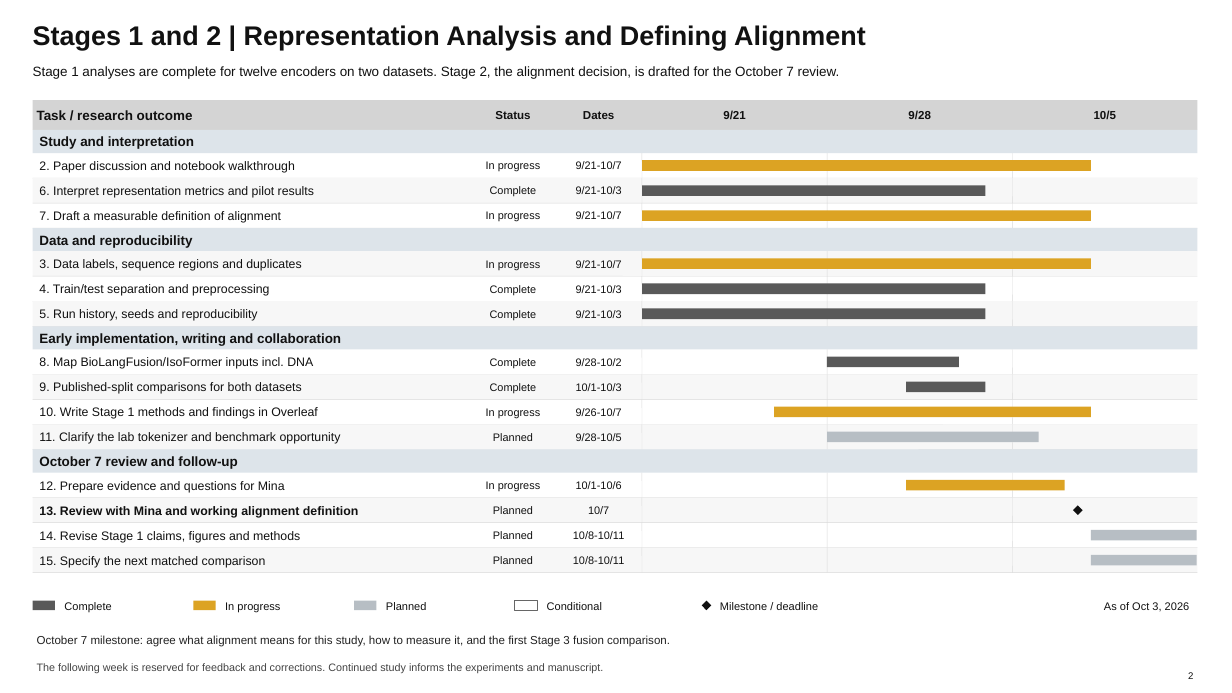
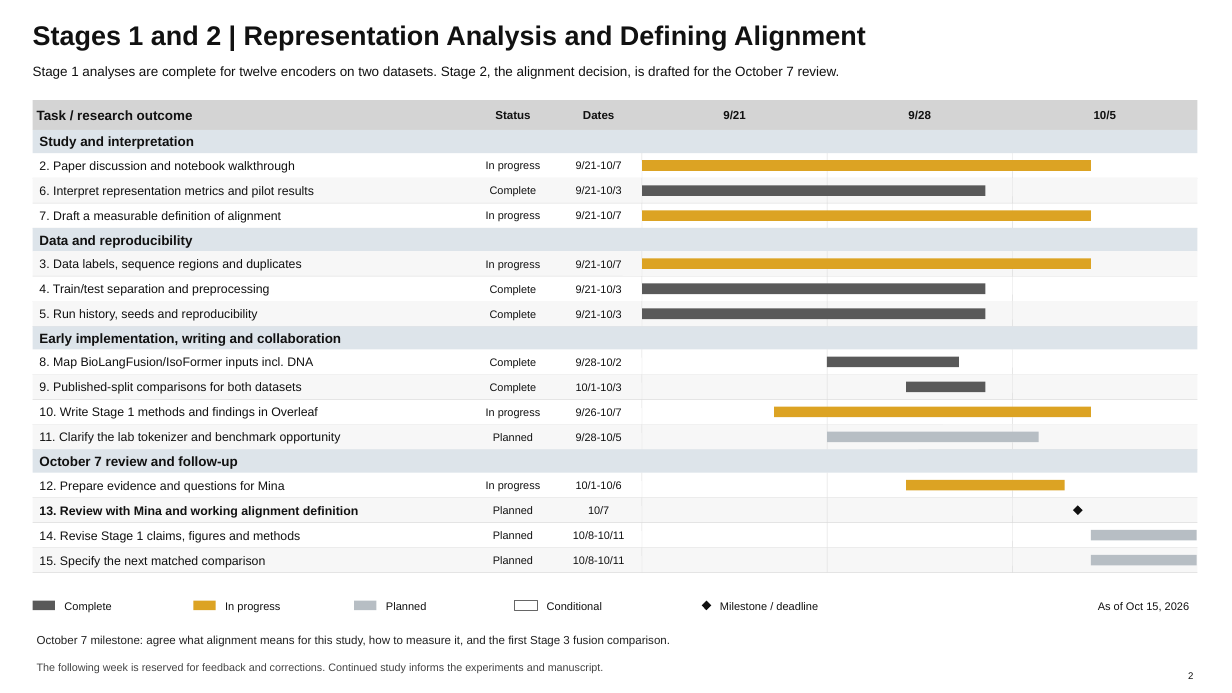
Before and after one commit to jtmckinley4/multimodal-bio-fusion, a slide deck: slide 2 of docs/Research_Project_Plan_Gantt.pptx. Drawn at 1232x693 pixels with LibreOffice and Linux fonts; fonts in the diff are those of the drawing. Boxes give left, top, right and bottom in pixels: in the first picture for what was removed or moved away, otherwise in the second. Text is boxed around its words. In the diff, an @@ line names an element or a change of style, - is before the commit and + after.

```diff
--- a/docs/Research_Project_Plan_Gantt.pptx
+++ b/docs/Research_Project_Plan_Gantt.pptx
@@ text at [1098,602,1190,611]: text changed @@
-As of Oct 3, 2026
+As of Oct 15, 2026
```
Also in this commit, not shown: 2 other slides changed, 54 other files.
